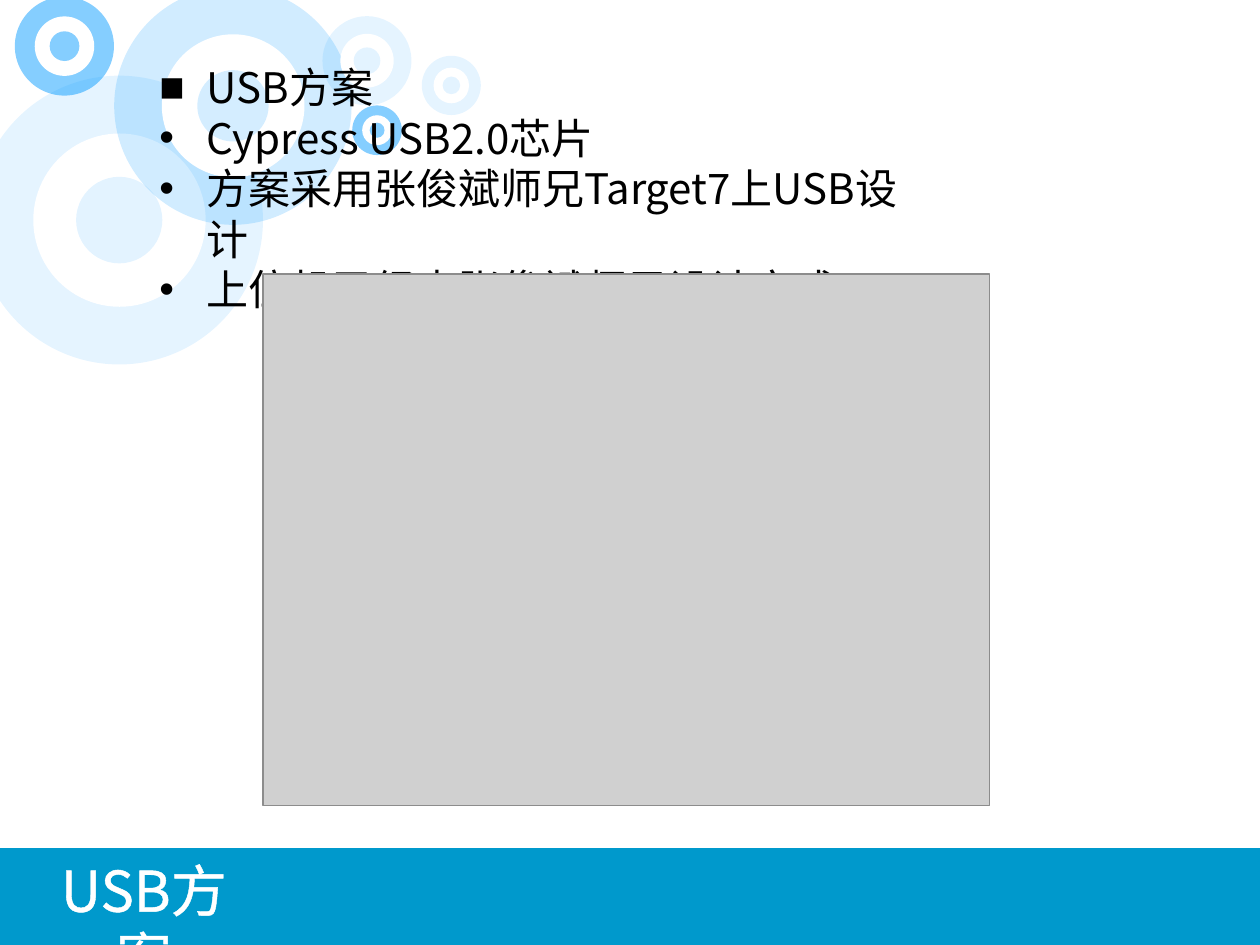
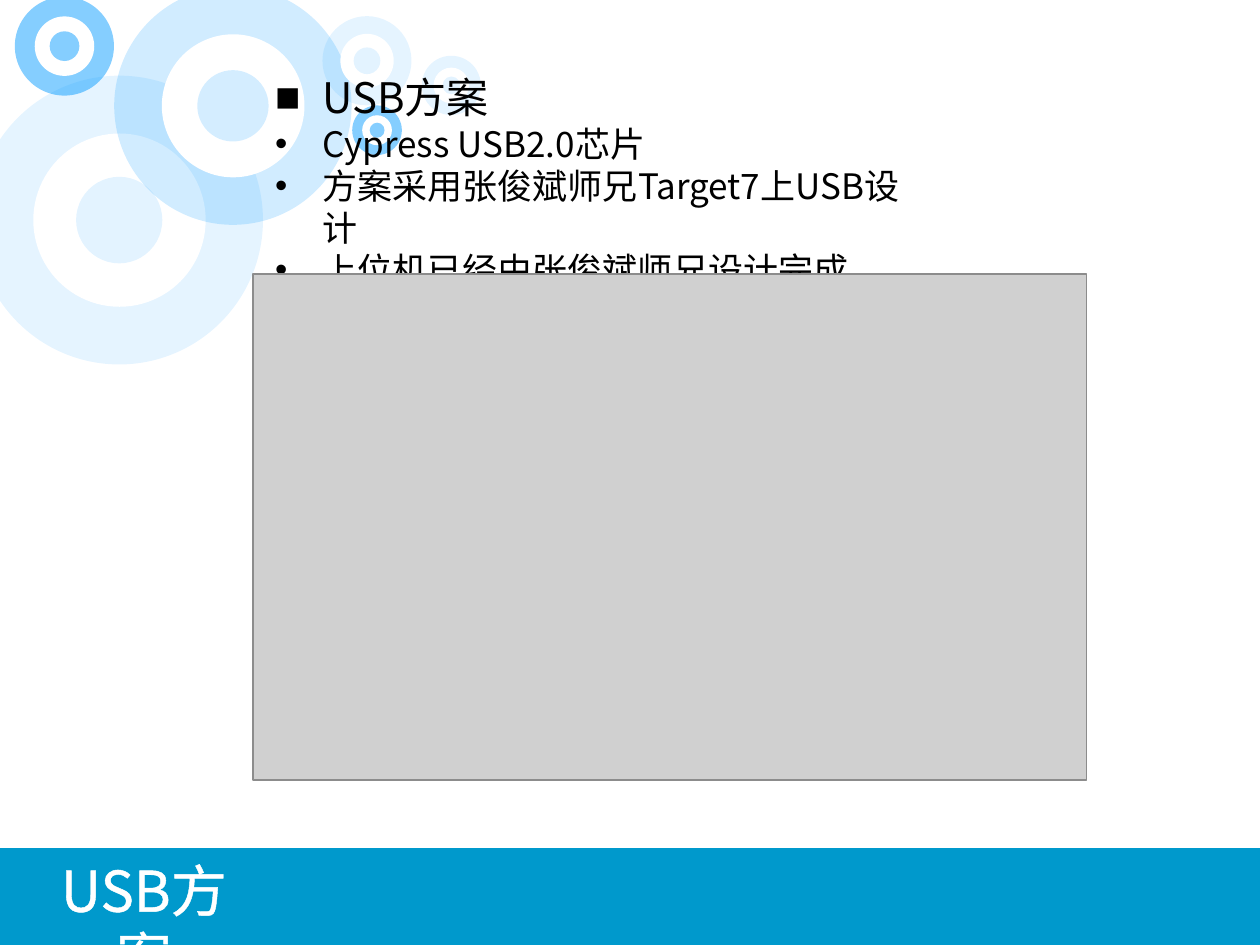
Before and after one commit to wyu0725/2MSPS-DAQ_CARD, a slide deck: slide 18 of 2M采样率双通道数据采集卡.pptx (slide 12 before the commit). Drawn at 1260x945 pixels with LibreOffice and Linux fonts; fonts in the diff are those of the drawing; grey boxes stand for pictures. Boxes give left, top, right and bottom in pixels: in the first picture for what was removed or moved away, otherwise in the second. Text is boxed around its words. In the diff, an @@ line names an element or a change of style, - is before the commit and + after.

```diff
--- a/2M采样率双通道数据采集卡.pptx
+++ b/2M采样率双通道数据采集卡.pptx
@@ text "USB方案": place and size @@
-text "USB方案" at bbox=[207, 61, 898, 316]
+text "USB方案" at bbox=[322, 71, 899, 275]
@@ text at bbox=[322, 122, 899, 275]: size 24 to 20 pt @@
@@ picture: place and size @@
-picture at bbox=[263, 275, 990, 806]
+picture at bbox=[253, 275, 1086, 781]
```
Also in this commit, not shown: 11 other slides changed, 12 slides added, 5 slides removed, 6 other files.
